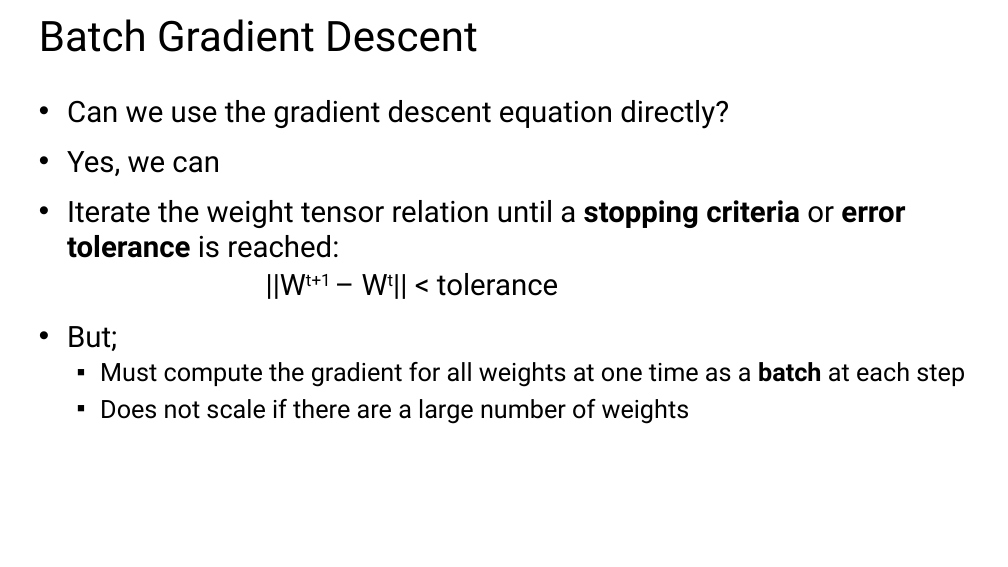
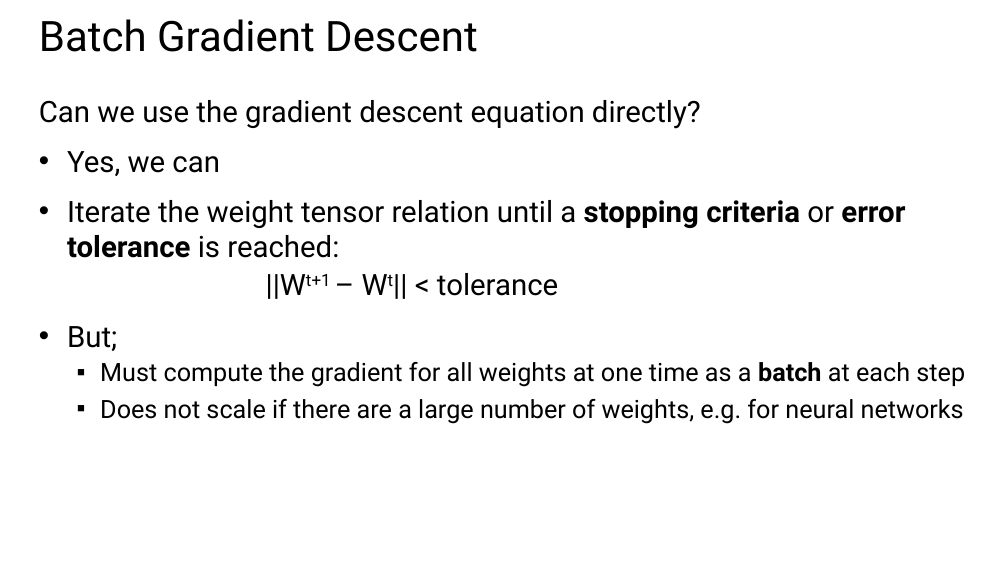
Before and after one commit to StephenElston/CSCI-E25, a slide deck: slide 34 of SupplementaryMaterial/OptimizationForDeepLearning.pptx (slide 30 before the commit). Drawn at 1008x567 pixels with LibreOffice and Linux fonts; fonts in the diff are those of the drawing. Boxes give left, top, right and bottom in pixels: in the first picture for what was removed or moved away, otherwise in the second. Text is boxed around its words. In the diff, an @@ line names an element or a change of style, - is before the commit and + after.

```diff
--- a/SupplementaryMaterial/OptimizationForDeepLearning.pptx
+++ b/SupplementaryMaterial/OptimizationForDeepLearning.pptx
@@ text at bbox=[39, 100, 701, 129]: bullet • to none @@
@@ text at bbox=[100, 399, 964, 424]: text changed @@
-  ▪ Does not scale if there are a large number of weights
+  ▪ Does not scale if there are a large number of weights, e.g. for neural networks
```
Also in this commit, not shown: 7 other slides changed, 4 slides added.
